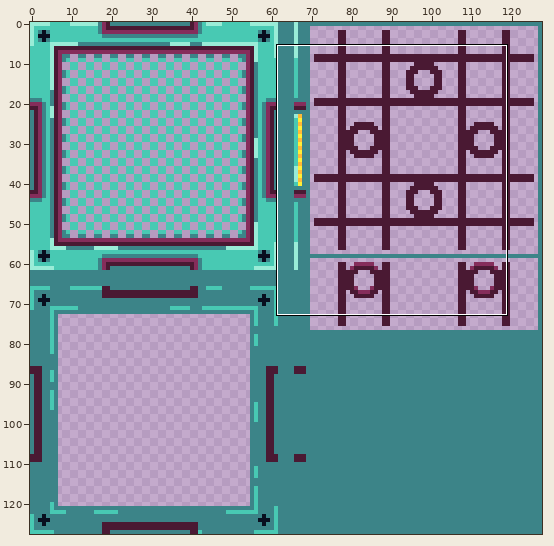
A sprite sheet gets an edit: TechnicRangerVS/Assets/Art/Textures/MechanicalAccents/ANCHORPlatform_tex.png. Above: a wide view before the commit, with the close-up outlined.
Close-up. Before the commit:
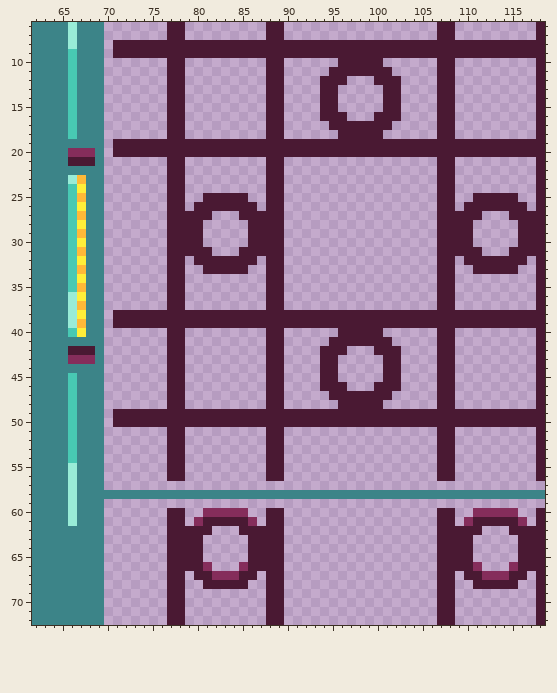
The file is 128x128 pixels. Shown: x 62..118, y 6..72.
The same view after the edit:
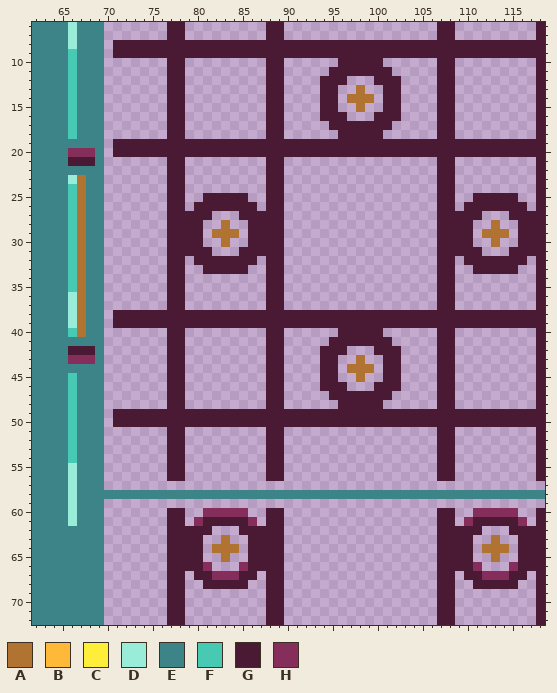
Palette (. is transparent): A #b07331  B #ffb938  C #ffee39  D #99ecd7  E #3c8488  F #48c9b3  G #4a1933  H #852d5b
What changed:
@@ x 95..101 @@
 12 GG...GG
-13 G.....G
-14 G.....G
-15 G.....G
+13 G..A..G
+14 G.AAA.G
+15 G..A..G
 16 GG...GG
@@ x 62..118 @@
 22 EEEEEEEE.......GG.........GG.................GG.........G
-23 EEEEDBEE.......GG.........GG.................GG.........G
-24 EEEEFCEE.......GG.........GG.................GG.........G
-25 EEEEFBEE.......GG..GGGGG..GG.................GG..GGGGG..G
-26 EEEEFCEE.......GG.GGGGGGG.GG.................GG.GGGGGGG.G
-27 EEEEFBEE.......GGGGG...GGGGG.................GGGGG...GGGG
-28 EEEEFCEE.......GGGG.....GGGG.................GGGG.....GGG
-29 EEEEFBEE.......GGGG.....GGGG.................GGGG.....GGG
-30 EEEEFCEE.......GGGG.....GGGG.................GGGG.....GGG
-31 EEEEFBEE.......GGGGG...GGGGG.................GGGGG...GGGG
-32 EEEEFCEE.......GG.GGGGGGG.GG.................GG.GGGGGGG.G
-33 EEEEFBEE.......GG..GGGGG..GG.................GG..GGGGG..G
-34 EEEEFCEE.......GG.........GG.................GG.........G
-35 EEEEFBEE.......GG.........GG.................GG.........G
-36 EEEEDCEE.......GG.........GG.................GG.........G
-37 EEEEDBEE.......GG.........GG.................GG.........G
-38 EEEEDCEE.GGGGGGGGGGGGGGGGGGGGGGGGGGGGGGGGGGGGGGGGGGGGGGGG
-39 EEEEDBEE.GGGGGGGGGGGGGGGGGGGGGGGGGGGGGGGGGGGGGGGGGGGGGGGG
-40 EEEEFCEE.......GG.........GG......GGGGG......GG.........G
+23 EEEEDAEE.......GG.........GG.................GG.........G
+24 EEEEFAEE.......GG.........GG.................GG.........G
+25 EEEEFAEE.......GG..GGGGG..GG.................GG..GGGGG..G
+26 EEEEFAEE.......GG.GGGGGGG.GG.................GG.GGGGGGG.G
+27 EEEEFAEE.......GGGGG...GGGGG.................GGGGG...GGGG
+28 EEEEFAEE.......GGGG..A..GGGG.................GGGG..A..GGG
+29 EEEEFAEE.......GGGG.AAA.GGGG.................GGGG.AAA.GGG
+30 EEEEFAEE.......GGGG..A..GGGG.................GGGG..A..GGG
+31 EEEEFAEE.......GGGGG...GGGGG.................GGGGG...GGGG
+32 EEEEFAEE.......GG.GGGGGGG.GG.................GG.GGGGGGG.G
+33 EEEEFAEE.......GG..GGGGG..GG.................GG..GGGGG..G
+34 EEEEFAEE.......GG.........GG.................GG.........G
+35 EEEEFAEE.......GG.........GG.................GG.........G
+36 EEEEDAEE.......GG.........GG.................GG.........G
+37 EEEEDAEE.......GG.........GG.................GG.........G
+38 EEEEDAEE.GGGGGGGGGGGGGGGGGGGGGGGGGGGGGGGGGGGGGGGGGGGGGGGG
+39 EEEEDAEE.GGGGGGGGGGGGGGGGGGGGGGGGGGGGGGGGGGGGGGGGGGGGGGGG
+40 EEEEFAEE.......GG.........GG......GGGGG......GG.........G
 41 EEEEEEEE.......GG.........GG.....GGGGGGG.....GG.........G
 42 EEEEGGGE.......GG.........GG....GGG...GGG....GG.........G
-43 EEEEHHHE.......GG.........GG....GG.....GG....GG.........G
-44 EEEEEEEE.......GG.........GG....GG.....GG....GG.........G
-45 EEEEFEEE.......GG.........GG....GG.....GG....GG.........G
+43 EEEEHHHE.......GG.........GG....GG..A..GG....GG.........G
+44 EEEEEEEE.......GG.........GG....GG.AAA.GG....GG.........G
+45 EEEEFEEE.......GG.........GG....GG..A..GG....GG.........G
 46 EEEEFEEE.......GG.........GG....GGG...GGG....GG.........G
@@ x 80..116 @@
 62 GG...GGGGG.................GGGGG...GG
-63 G.....GGGG.................GGGG.....G
-64 G.....GGGG.................GGGG.....G
-65 G.....GGGG.................GGGG.....G
+63 G..A..GGGG.................GGGG..A..G
+64 G.AAA.GGGG.................GGGG.AAA.G
+65 G..A..GGGG.................GGGG..A..G
 66 GH...HGGGG.................GGGGH...HG
Boxes around the changes in both close-ups, in picture pixels (x1, y1, x2, y2):
added: (347, 85, 374, 112)
changed: (77, 175, 86, 337)
added: (212, 220, 239, 247)
added: (482, 220, 509, 247)
added: (347, 355, 374, 382)
added: (212, 535, 239, 562)
added: (482, 535, 509, 562)
